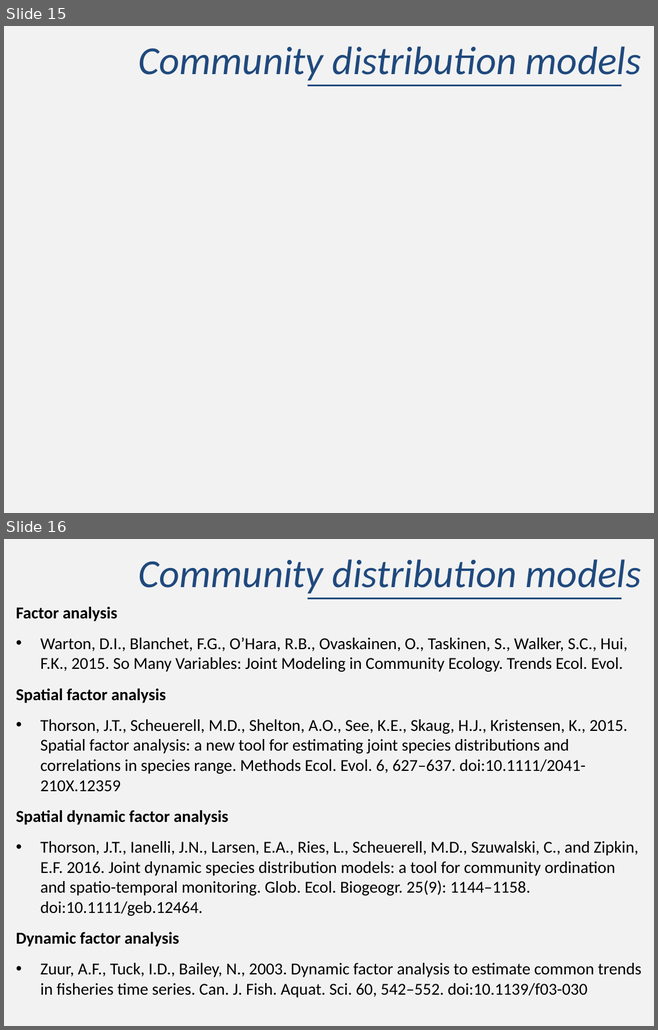
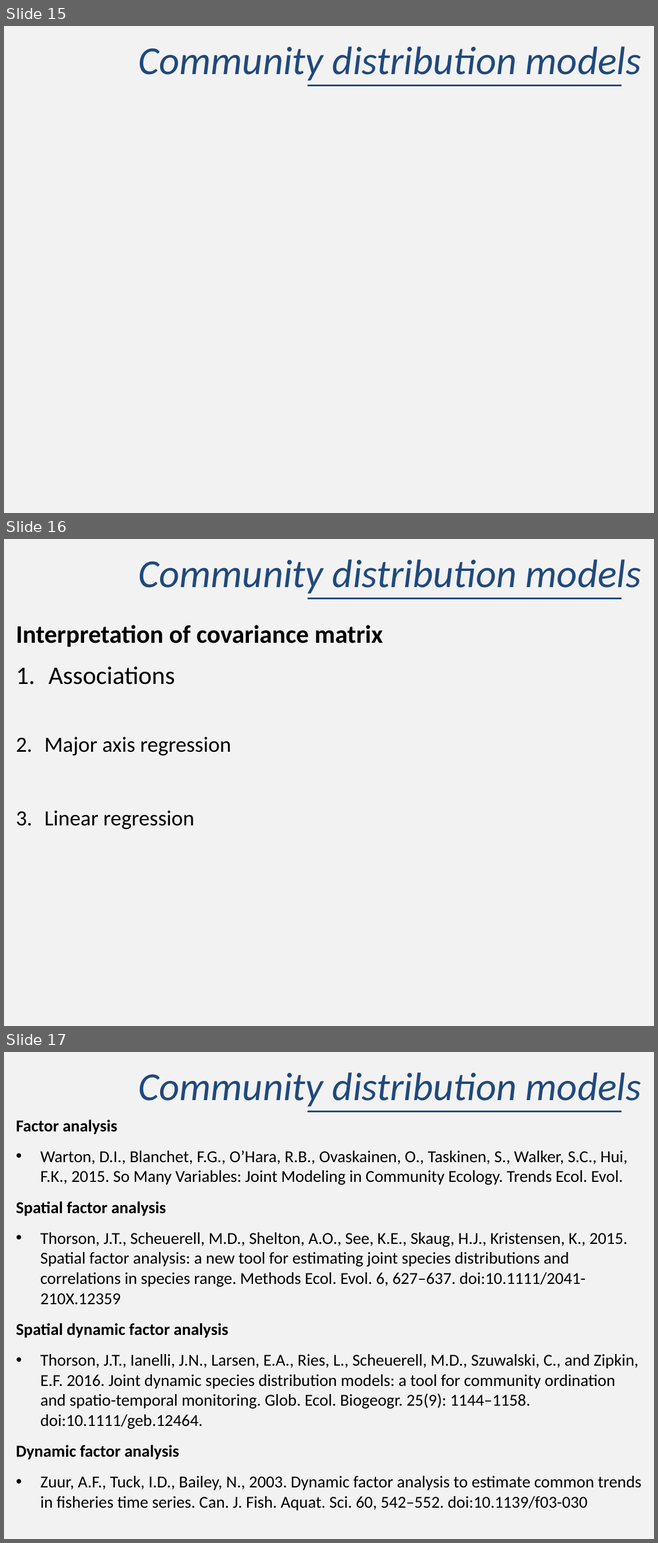
Before and after one commit to James-Thorson/2018_FSH556, a slide deck: Week 8 -- Multivariate models/Lecture 8/Week 8 Lecture -- multivariate models.pptx. Shown one above the other, each under a label of ours: slides 15 and 16 before the commit, slides 15, 16 and 17 after it. The pictures are 658x1030 and 658x1543 pixels, drawn with LibreOffice and Linux fonts; fonts in the diff are those of the drawing; grey boxes stand for pictures. Boxes give left, top, right and bottom in pixels: in the first picture for what was removed or moved away, otherwise in the second. Text is boxed around its words. In the diff, an @@ line names an element or a change of style, - is before the commit and + after.

Commit message:
added dummy slide for Week 8 lecture...
... to be added next time I teach ;)

```diff
--- a/Week 8 -- Multivariate models/Lecture 8/Week 8 Lecture -- multivariate models.pptx
+++ b/Week 8 -- Multivariate models/Lecture 8/Week 8 Lecture -- multivariate models.pptx
@@ slide 16 added at (4,539,654,1026), background #F2F2F2; not listed: 1 template element that a slide beside it also shows @@
@@ title added at (139,559,641,594), 44 pt, text #1F497D, italic @@
+Community distribution models
@@ text added at (16,625,383,830), 28 pt, text #000000 @@
+Interpretation of covariance matrix
+1. Associations
+2. Major axis regression
+3. Linear regression
@@ what was slide 16 is now slide 17 @@
```
